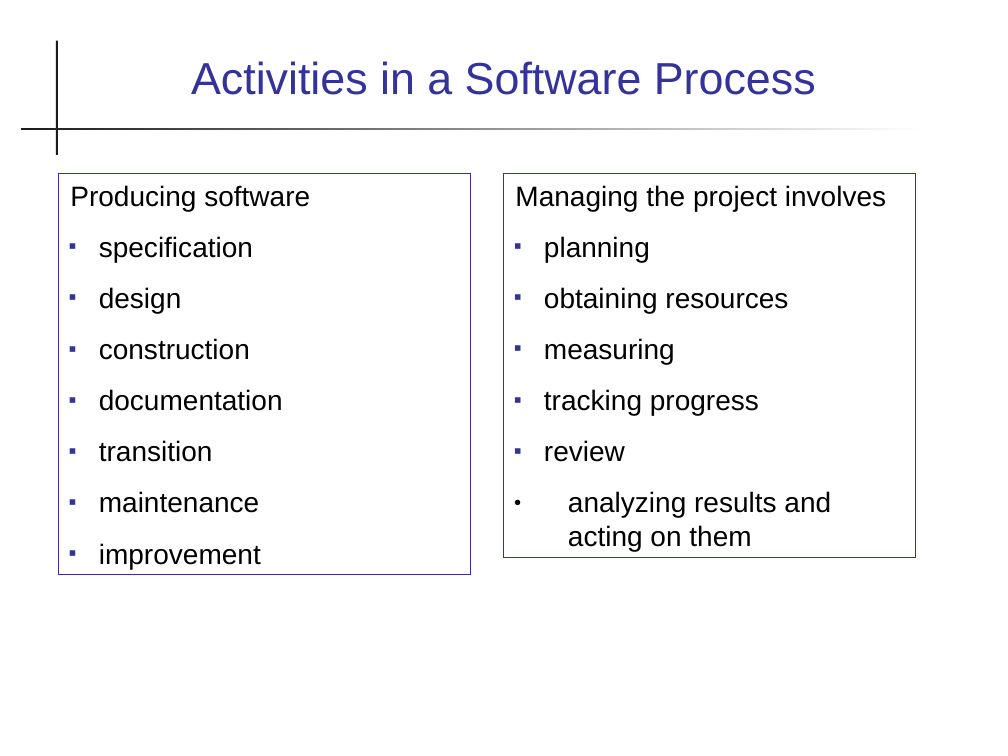
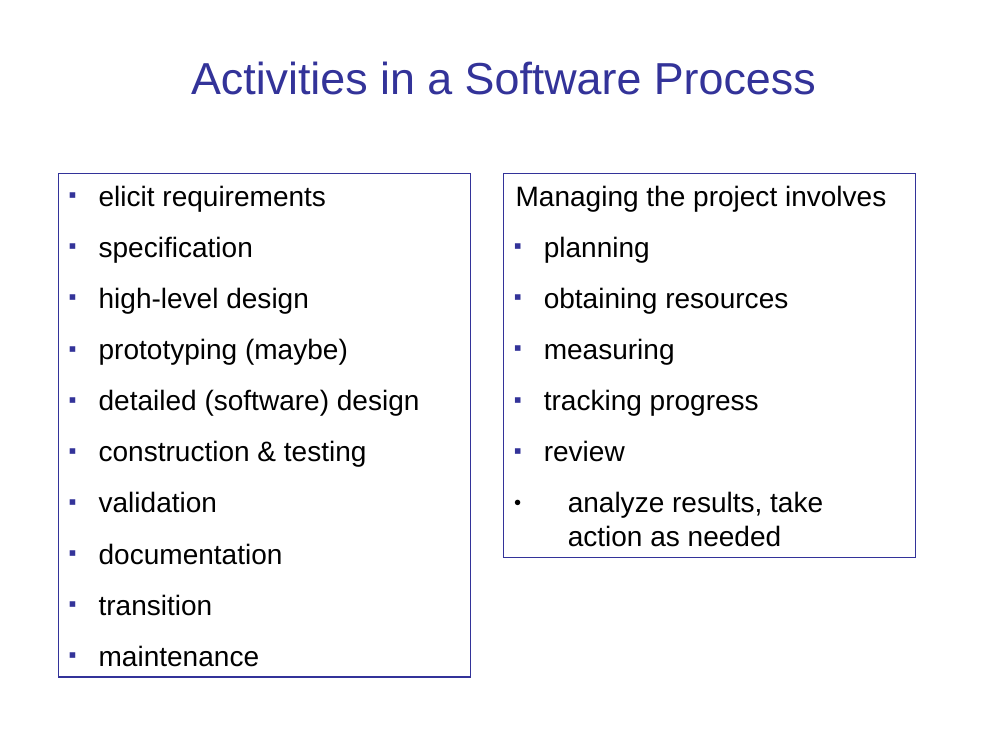
Before and after one commit to cpske/ISP, a slide deck: slide 6 of intro/Introduction-software-process.ppt (slide 7 before the commit). Drawn at 1008x756 pixels with LibreOffice and Linux fonts; fonts in the diff are those of the drawing. Boxes give left, top, right and bottom in pixels: in the first picture for what was removed or moved away, otherwise in the second. Text is boxed around its words. In the diff, an @@ line names an element or a change of style, - is before the commit and + after.

```diff
--- a/intro/Introduction-software-process.ppt
+++ b/intro/Introduction-software-process.ppt
@@ rectangle removed at (56,40,58,155) @@
@@ rectangle removed at (21,128,926,130) @@
@@ rectangle "elicit requirements": place and size @@
-rectangle "elicit requirements" at (58,173,470,576)
+rectangle "elicit requirements" at (58,173,470,677)
@@ text in rectangle at (99,185,326,211): text changed @@
-Producing software
+▪ elicit requirements
@@ text in rectangle at (99,287,420,513): text changed @@
-▪ design
-▪ construction
+▪ high-level design
+▪ prototyping (maybe)
+▪ detailed (software) design
+▪ construction & testing
+▪ validation
@@ text in rectangle at (568,491,823,547): text changed @@
-● analyzing results and acting on them
+● analyze results, take action as needed
@@ text in rectangle at (99,543,261,569): paragraph removed @@
-▪ improvement
```
Also in this commit, not shown: 32 other slides changed, 6 slides added, 4 slides removed, 3 other files.
